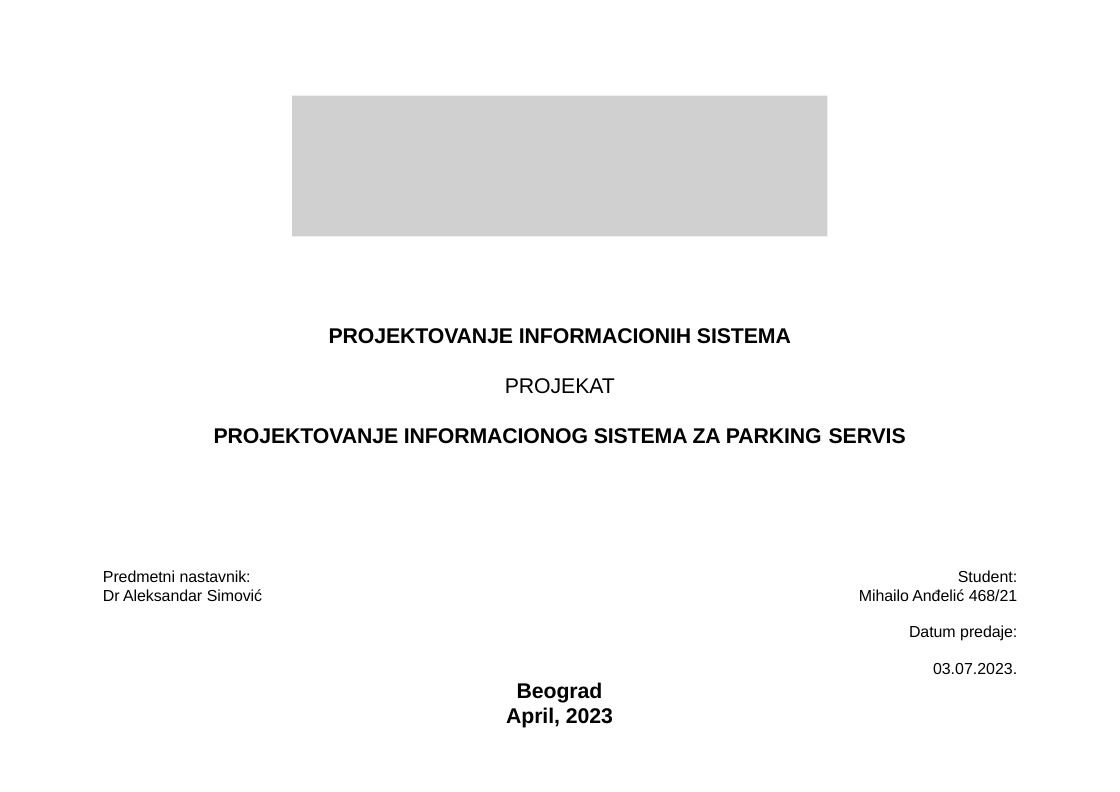
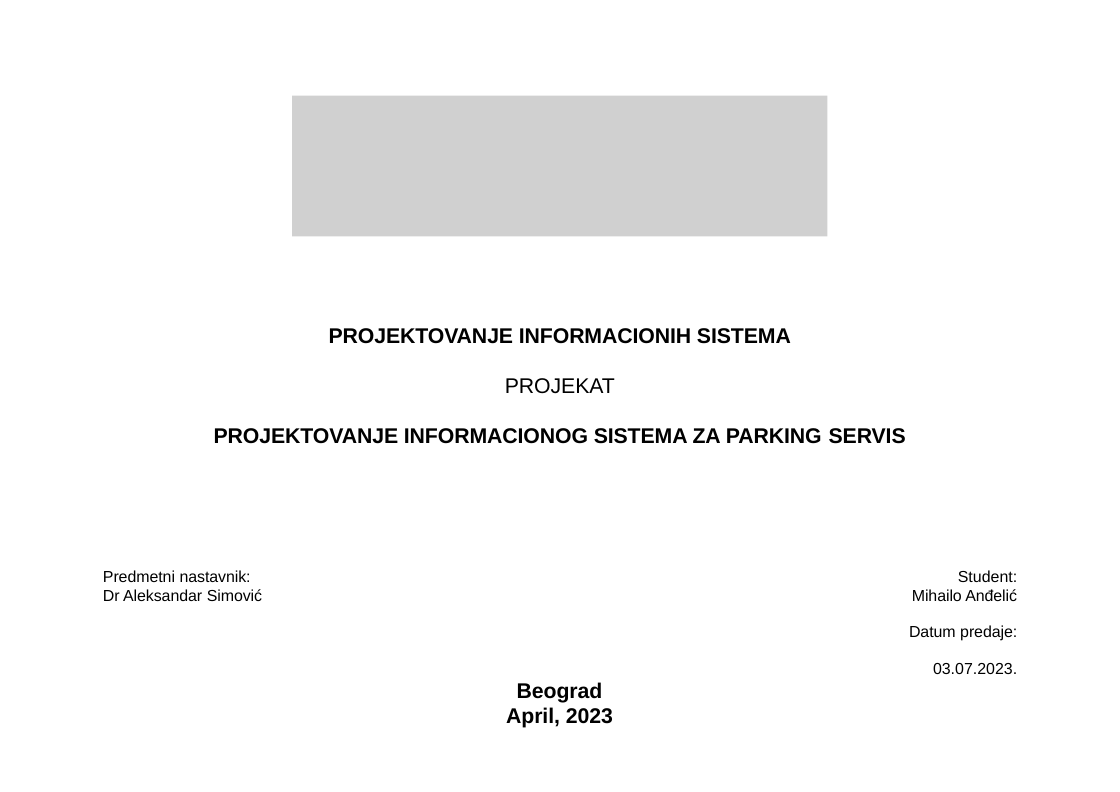
Before and after one commit to mihailoadev/Projektovanje-informacionog-sistema-za-Parking-Servis, a slide deck: slide 1 of Projekat.pptx. Drawn at 1120x792 pixels with LibreOffice and Linux fonts; fonts in the diff are those of the drawing; grey boxes stand for pictures. Boxes give left, top, right and bottom in pixels: in the first picture for what was removed or moved away, otherwise in the second. Text is boxed around its words. In the diff, an @@ line names an element or a change of style, - is before the commit and + after.

```diff
--- a/Projekat.pptx
+++ b/Projekat.pptx
@@ table at (90,569,1030,678) @@
-row 1, column 2: Student: / Mihailo Anđelić 468/21 / Datum predaje: 03.07.2023.
+row 1, column 2: Student: / Mihailo Anđelić / Datum predaje: 03.07.2023.
```
Also in this commit, not shown: 2 other files.
